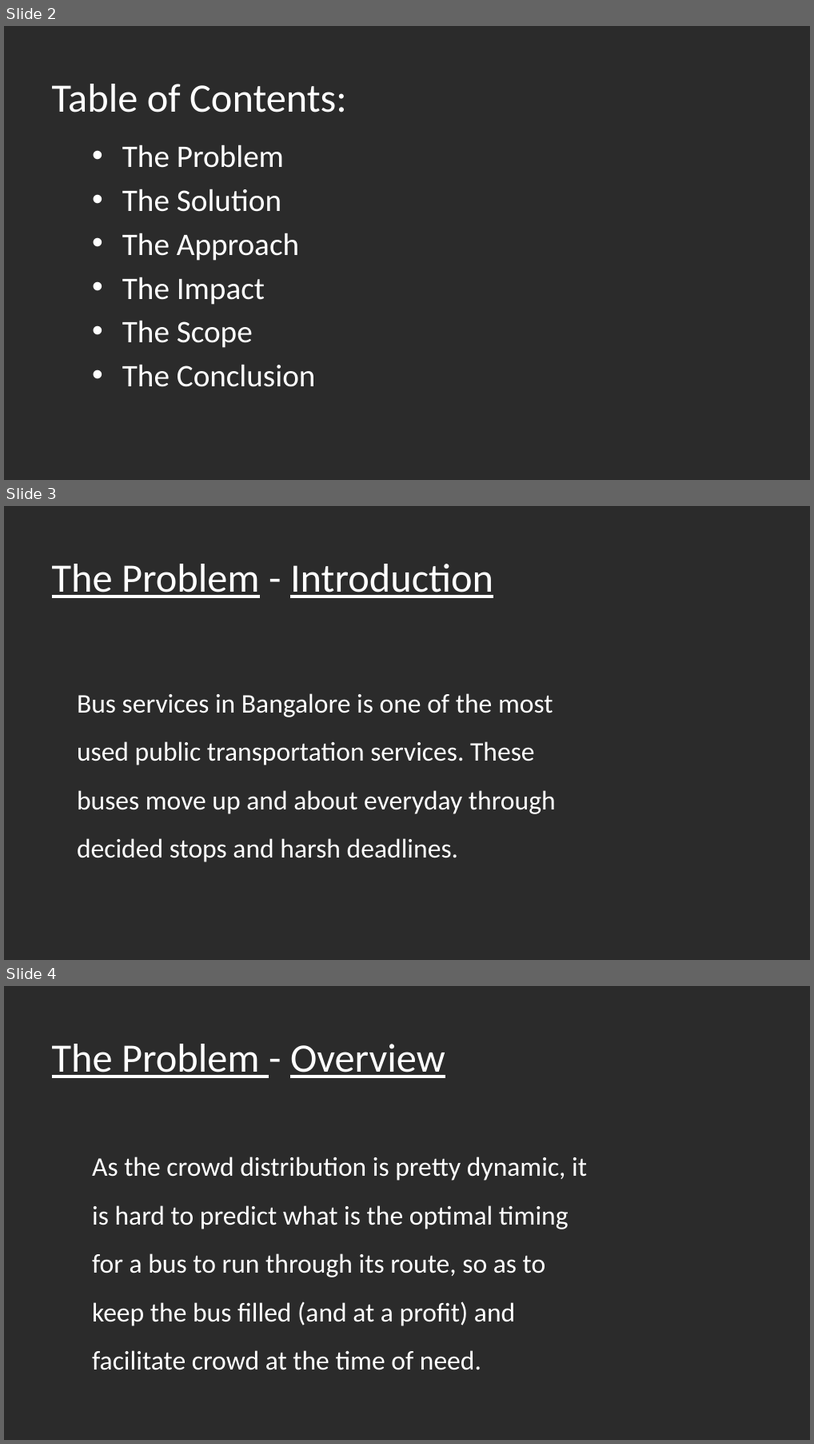
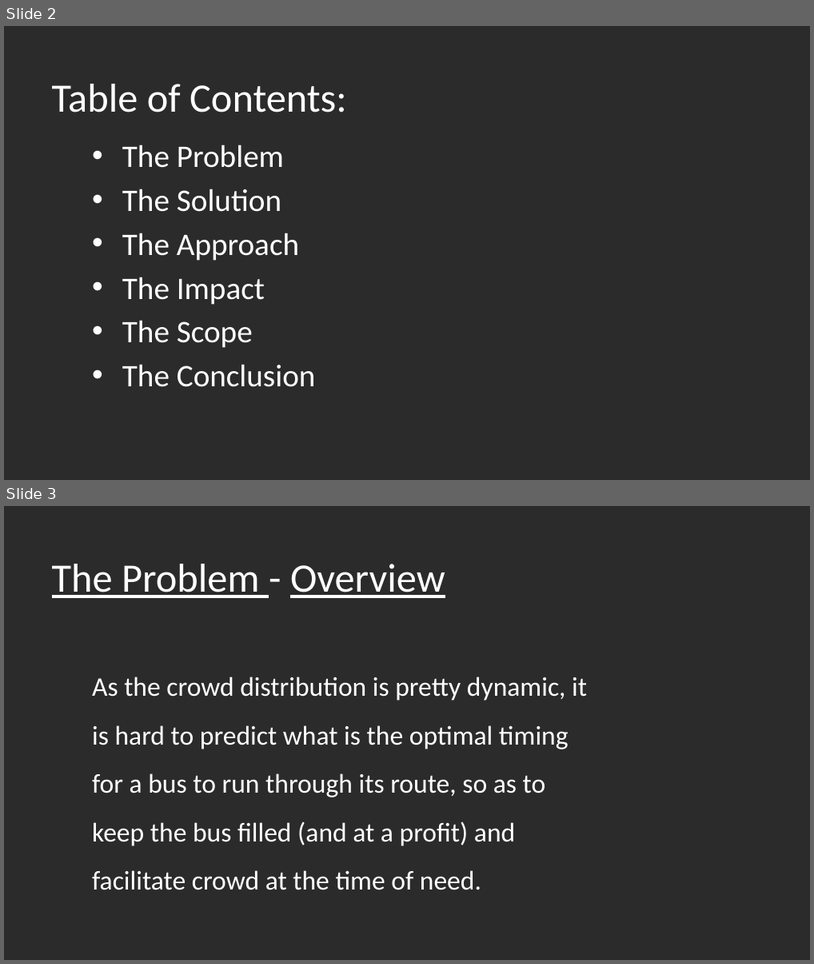
Before and after one commit to Lakshya31/nmit-hacks, a slide deck: nmithack/nmit-hacks.pptx. Shown one above the other, each under a label of ours: slides 2, 3 and 4 before the commit, slides 2 and 3 after it. The pictures are 814x1444 and 814x964 pixels, drawn with LibreOffice and Linux fonts; fonts in the diff are those of the drawing; background and template pictures are left out; a plain dark background stands for a picture behind light text. Boxes give left, top, right and bottom in pixels: in the first picture for what was removed or moved away, otherwise in the second. Text is boxed around its words. In the diff, an @@ line names an element or a change of style, - is before the commit and + after.

```diff
--- a/nmithack/nmit-hacks.pptx
+++ b/nmithack/nmit-hacks.pptx
@@ slide 3 removed at <box>4,506,810,960</box>, background picture (left out) @@
@@ title removed at <box>52,564,494,598</box> @@
-The Problem - Introduction
@@ text removed at <box>77,693,556,862</box> @@
-Bus services in Bangalore is one of the most used public transportation services. These buses move up and about everyday through decided stops and harsh deadlines.
@@ what was slide 4 is now slide 3 @@
```
Also in this commit, not shown: 3 slides changed, 1 slide added, 5 other files.
